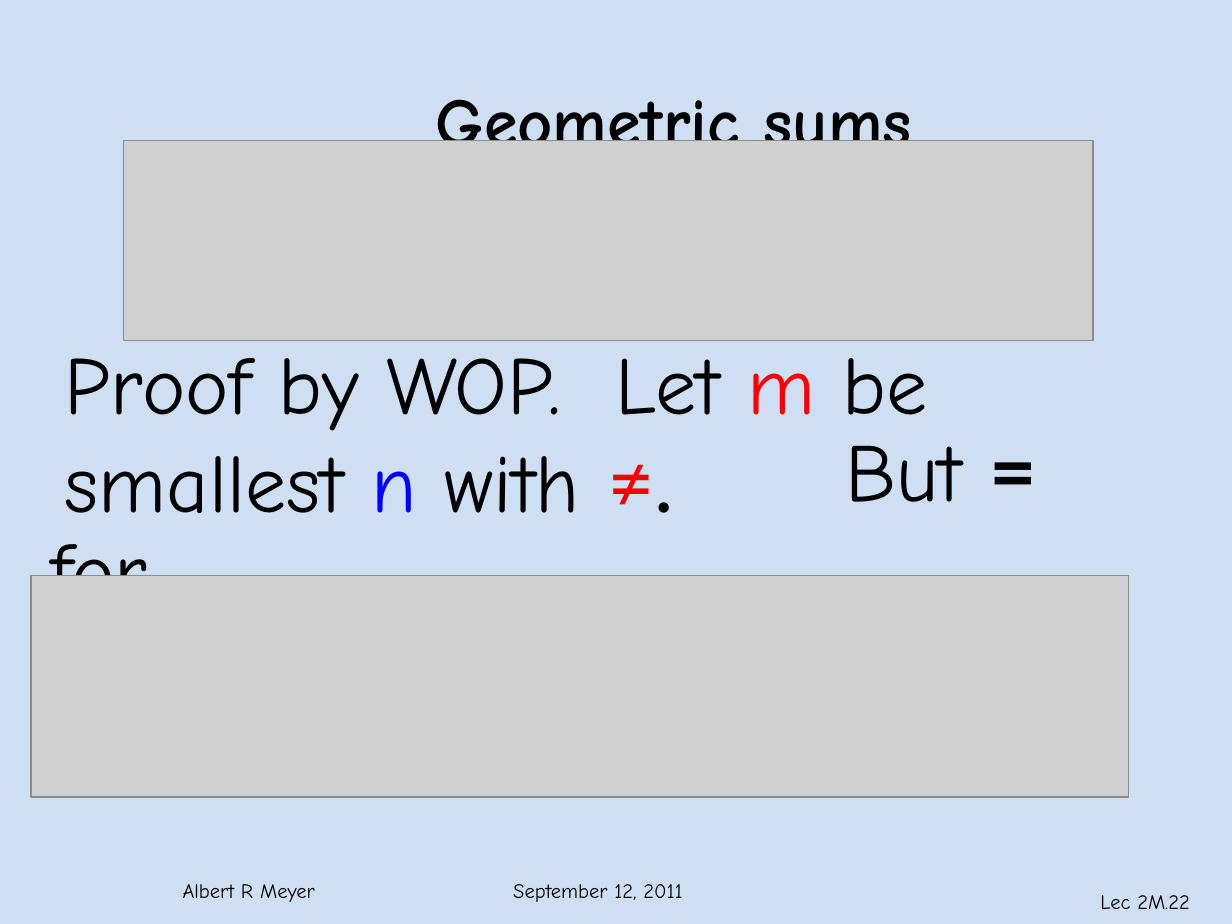
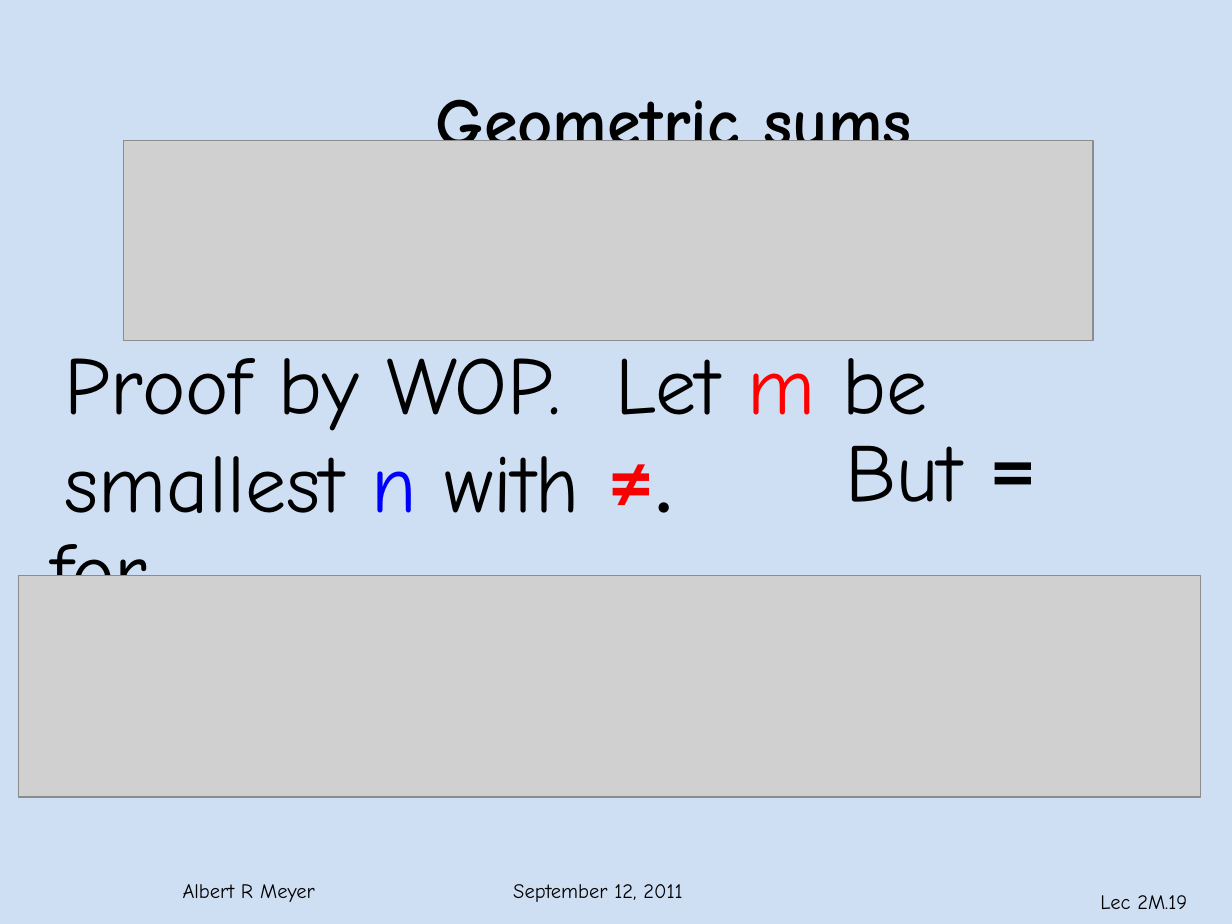
Before and after one commit to armeyer/mcs_web, a slide deck: slide 19 of fall11/slidesF11/slides2m.pptx (slide 22 before the commit). Drawn at 1232x924 pixels with LibreOffice and Linux fonts; fonts in the diff are those of the drawing; grey boxes stand for pictures; background and template pictures are left out. Boxes give left, top, right and bottom in pixels: in the first picture for what was removed or moved away, otherwise in the second. Text is boxed around its words. In the diff, an @@ line names an element or a change of style, - is before the commit and + after.

```diff
--- a/fall11/slidesF11/slides2m.pptx
+++ b/fall11/slidesF11/slides2m.pptx
@@ picture: place and size @@
-picture at [31,575,1129,797]
+picture at [18,575,1200,797]
@@ page number at [1100,895,1187,909]: text changed @@
-Lec 2M.22
+Lec 2M.19
```
Also in this commit, not shown: 9 other slides changed, 2 slides added, 4 slides removed.
